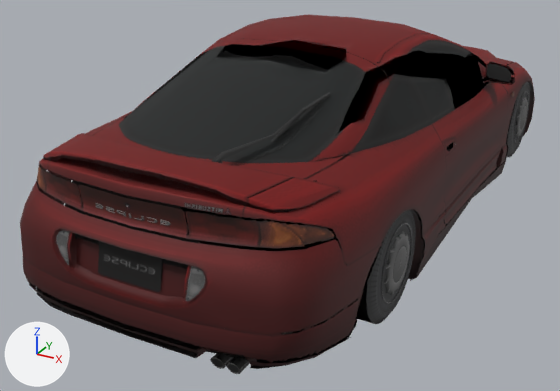
An edit to the glTF model dealership/dealership/models/GT4_MITS0006.glb, drawn before and after from the same camera.
Both versions are drawn from a 50 mm lens placed at (1.92, -4.32, 2.05), pointed at (-0.25, -0.36, 0.07). Arrows for +X, +Y and +Z are at lower left; the lights stay in place. The older version comes first. Vertices at exactly the same position are counted once.

In view in the first picture: 'body', 'tire_front_left', 'tire_rear_left', 'wheel_front_left' and 1 more.
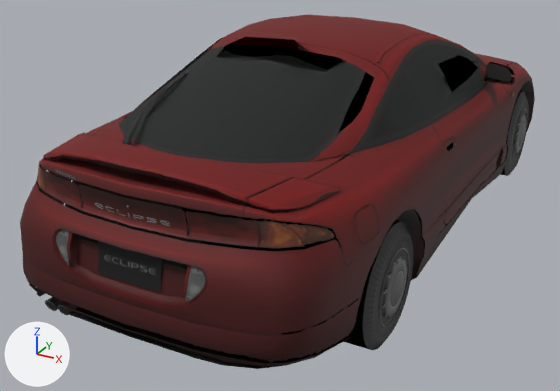
The change, as a list of edits to the scene's bpy script:
```text
Change me_body:
    used by ob_body; location = (0.0, 0.0, 0.0)
    remove me_body.from_pydata(...)  # 2361 vertices, 3441 faces; spans x -0.96..0.96, y -2.2..2.19, z -0.02..1.16
    add me_body.from_pydata(...)  # 2369 vertices, 3441 faces; spans x -0.96..0.96, y -2.2..2.19, z -0.02..1.16
    me_body part 1: the loose piece of 10 vertices spanning x 0.22..0.26, y -1.82..-1.77, z 0.84..0.89 is mirrored in x about the mesh origin
    me_body part 2: the loose piece of 6 vertices spanning x 0.34..0.42, y -1.53..-1.07, z 0.89..1.01 is mirrored in x about the mesh origin
    me_body part 3: the loose piece of 6 vertices spanning x 0.27..0.46, y -2.09..-2.04, z 0.78..0.82 is mirrored in x about the mesh origin
    me_body part 4: the loose piece of 10 vertices spanning x 0.46..0.53, y -2.13..-1.96, z 0.1..0.16 is mirrored in x about the mesh origin
    me_body part 5: the loose piece of 10 vertices spanning x 0.39..0.45, y -2.13..-1.96, z 0.1..0.16 is mirrored in x about the mesh origin
    me_body part 6: the loose piece of 6 vertices spanning x -0.87..-0.77, y -1.66..-1.43, z 0.55..0.72 is mirrored in x about the mesh origin
    me_body part 7: 12 loose pieces with 521 vertices, spanning x -0.85..0.85, y -2.13..1.4, z 0.06..1.04, are deleted
    me_body part 8: 49 vertices removed from x -0.8..0.6, y -1.52..1.82, z 0.02..1.11; 318 vertices added at x -0.72..0.8, y -1.67..1.82, z 0.02..1.11
    me_body part 9: 20 vertices removed from x -0.47..0.58, y -2.18..-2.06, z 0.15..0.22; 32 vertices added at x -0.6..0.47, y -2.18..-1.94, z 0.06..0.23
    other edits to the shape of me_body do not show in these pictures
Change me_tire_front:
    used by ob_tire_front_left; location = (0.757, -1.255, 0.3)
    remove me_tire_front.from_pydata(...)  # 120 vertices, 208 faces; spans x -0.102..0.102, y -0.3..0.3, z -0.298..0.298
    add me_tire_front.from_pydata(...)  # 120 vertices, 208 faces; spans x -0.102..0.102, y -0.314..0.314, z -0.312..0.312
    me_tire_front part 10: 120 of 120 vertices moved; they spanned x -0.102..0.102, y -0.3..0.3, z -0.298..0.298 and now span x -0.102..0.102, y -0.314..0.314, z -0.312..0.312; mean shift (0.0, 0.0, 0.0)
Change ob_wheel_front_right:
    ob_wheel_front_right.scale: (-1.0, 1.0, 1.0) -> (1.0, 1.0, 1.0)
    ob_wheel_front_right.location: (-0.757, -1.255, 0.3) -> (0.757, 1.255, 0.169)
Change ob_tire_front_right:
    ob_tire_front_right.scale: (-1.0, 1.0, 1.0) -> (1.0, 1.0, 1.0)
    ob_tire_front_right.location: (-0.757, -1.255, 0.3) -> (0.757, 1.255, 0.169)
Change ob_wheel_rear_right:
    ob_wheel_rear_right.scale: (-1.0, 1.0, 1.0) -> (1.0, 1.0, 1.0)
    ob_wheel_rear_right.location: (-0.752, 1.255, 0.3) -> (0.752, -1.255, 0.169)
Change ob_tire_rear_right:
    ob_tire_rear_right.scale: (-1.0, 1.0, 1.0) -> (1.0, 1.0, 1.0)
    ob_tire_rear_right.location: (-0.752, 1.255, 0.3) -> (0.752, -1.255, 0.169)
```

What differs and where, as boxes (x1, y1, x2, y2) in the pictures (560 x 391 px; the box of a moved part takes in the faces that stretch with it):
'body', reshaped
    before: (20, 15, 535, 374)
    after: (20, 15, 535, 369)
'tire_rear_right', moved, rescaled (not visible before)
    after: (344, 220, 413, 350)
'wheel_rear_right', moved, rescaled (not visible before)
    after: (379, 248, 409, 327)
'tire_front_right', reshaped, moved, rescaled (not visible before)
    after: (500, 91, 529, 176)
'wheel_front_right', moved, rescaled (not visible before)
    after: (513, 108, 527, 160)
part 1 of me_body, moved or reshaped
    before: (212, 159, 222, 163)
    after: (122, 141, 132, 145)
part 2 of me_body, moved or reshaped
    before: (271, 92, 331, 142)
    after: (145, 71, 188, 118)
part 3 of me_body, moved or reshaped
    before: (185, 203, 231, 214)
    after: (52, 167, 77, 180)
part 4 of me_body, moved or reshaped
    before: (229, 356, 250, 374)
    after: (48, 297, 61, 310)
part 5 of me_body, moved or reshaped (not visible afterwards)
    before: (213, 352, 234, 369)
part 6 of me_body, moved or reshaped (not visible before)
    after: (355, 204, 380, 244)
part 7 of me_body, deleted (mostly hidden)
    before: (210, 95, 329, 374)
part 8 of me_body, reshaped
    before: (119, 30, 496, 259)
    after: (84, 33, 492, 259)
part 9 of me_body, moved or reshaped
    both: (36, 287, 278, 369)
part 10 of me_tire_front, moved or reshaped
    before: (357, 210, 416, 324)
    after: (500, 91, 529, 176)
